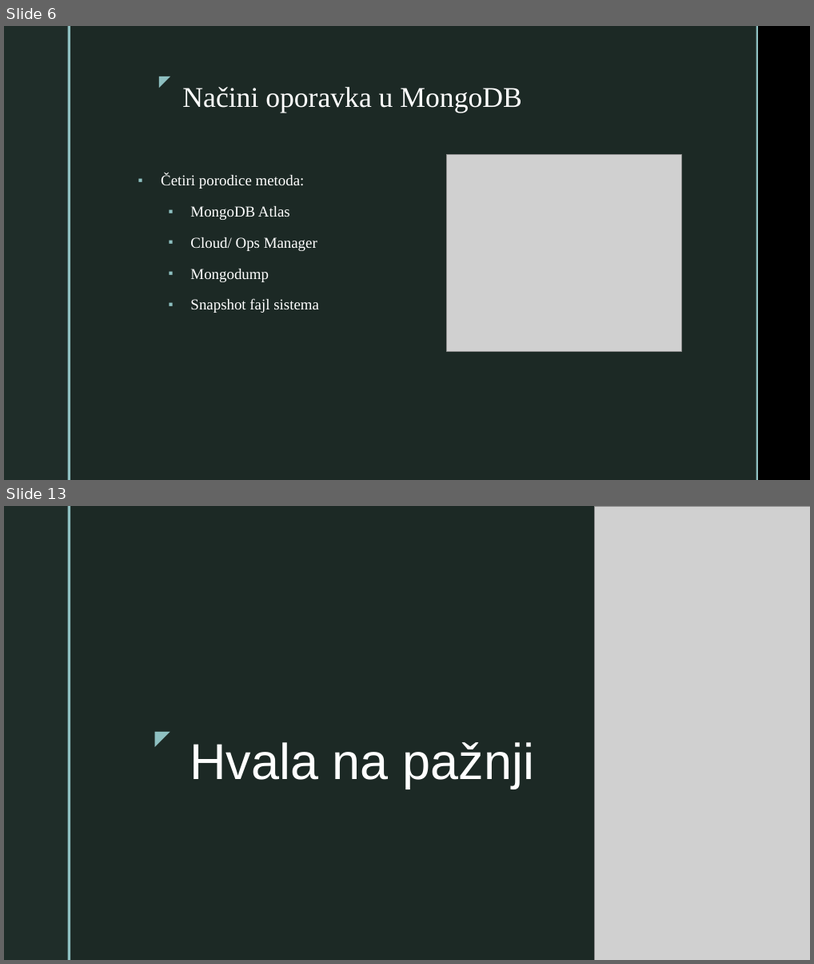
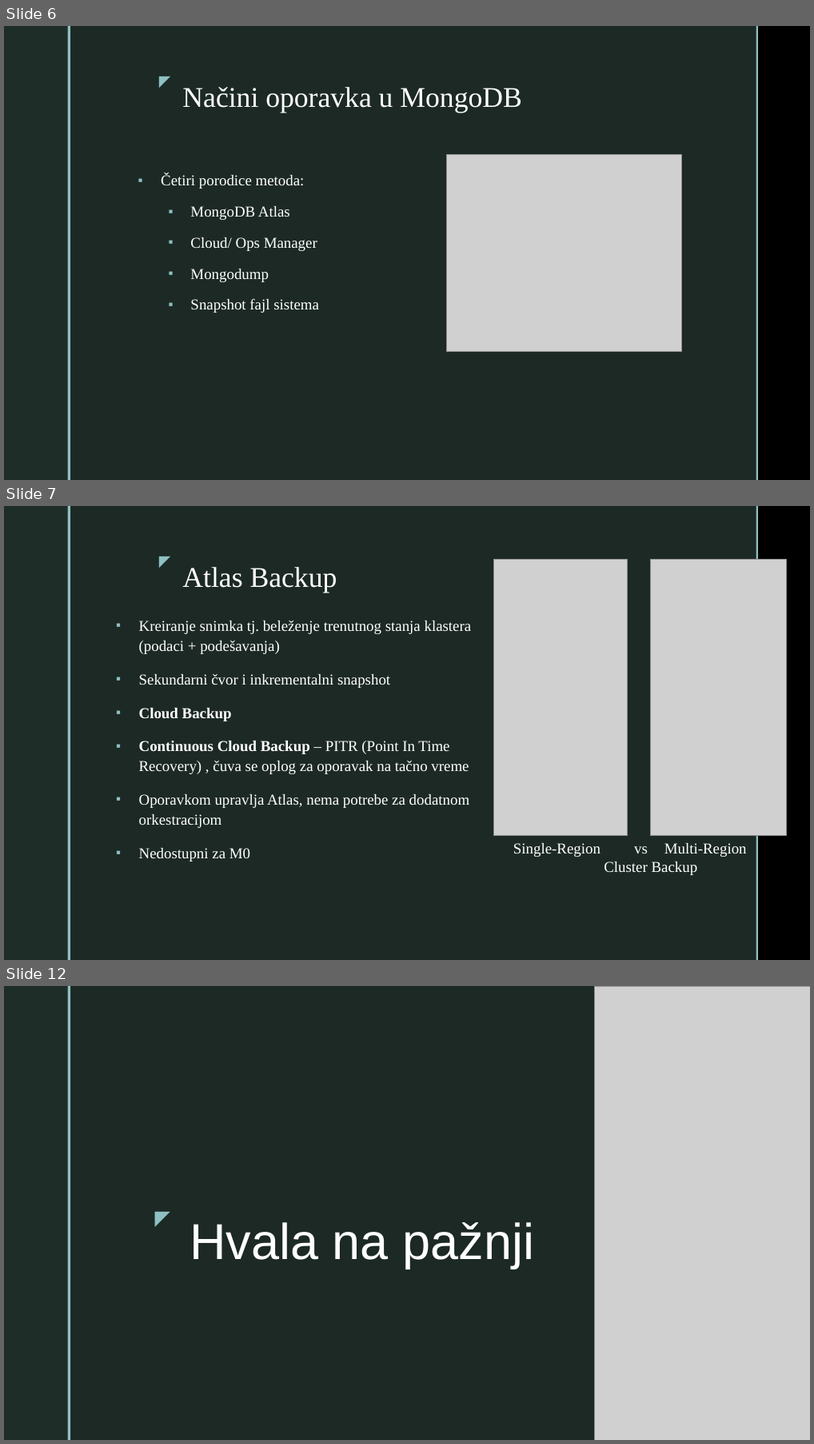
Before and after one commit to kristinajoks/backup-restore-mongodb, a slide deck: Backup i Restore MongoDB.pptx. Shown one above the other, each under a label of ours: slides 6 and 13 before the commit, slides 6, 7 and 12 after it; the slides between them are not shown. The pictures are 814x964 and 814x1444 pixels, drawn with LibreOffice and Linux fonts; fonts in the diff are those of the drawing; grey boxes stand for pictures; background and template pictures are left out. Boxes give left, top, right and bottom in pixels: in the first picture for what was removed or moved away, otherwise in the second. Text is boxed around its words. In the diff, an @@ line names an element or a change of style, - is before the commit and + after.

```diff
--- a/Backup i Restore MongoDB.pptx
+++ b/Backup i Restore MongoDB.pptx
@@ slide 7 added at (4,506,810,960), background picture (left out); not listed: 5 template elements that a slide beside it also shows @@
@@ title added at (182,567,338,593), 34 pt, text #FFFFFF @@
+Atlas Backup
@@ picture added at (494,560,628,835) @@
@@ picture added at (650,560,787,836) @@
@@ text added at (139,620,472,861), 18 pt, text #FFFFFF @@
+▪ Kreiranje snimka tj. beleženje trenutnog stanja klastera (podaci + podešavanja)
+▪ Sekundarni čvor i inkrementalni snapshot
+▪ Cloud Backup
+▪ Continuous Cloud Backup – PITR (Point In Time Recovery) , čuva se oplog za oporavak na tačno vreme
+▪ Oporavkom upravlja Atlas, nema potrebe za dodatnom orkestracijom
+▪ Nedostupni za M0
@@ text added at (514,843,747,875), 18 pt, text #FFFFFF @@
+Single-Region vs Multi-Region
+Cluster Backup
@@ what was slide 13 is now slide 12 @@
```
Also in this commit, not shown: 2 slides changed, 2 other slides added, 4 slides removed.
